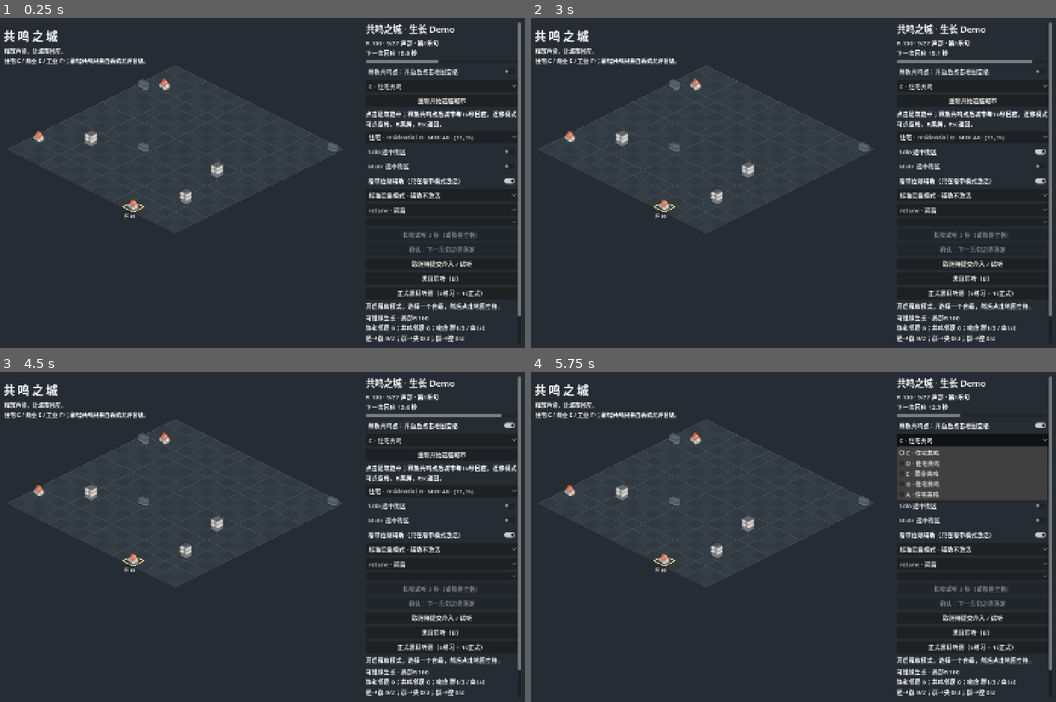
Above: before the commit, frames 1-4 (two rows, left to right).
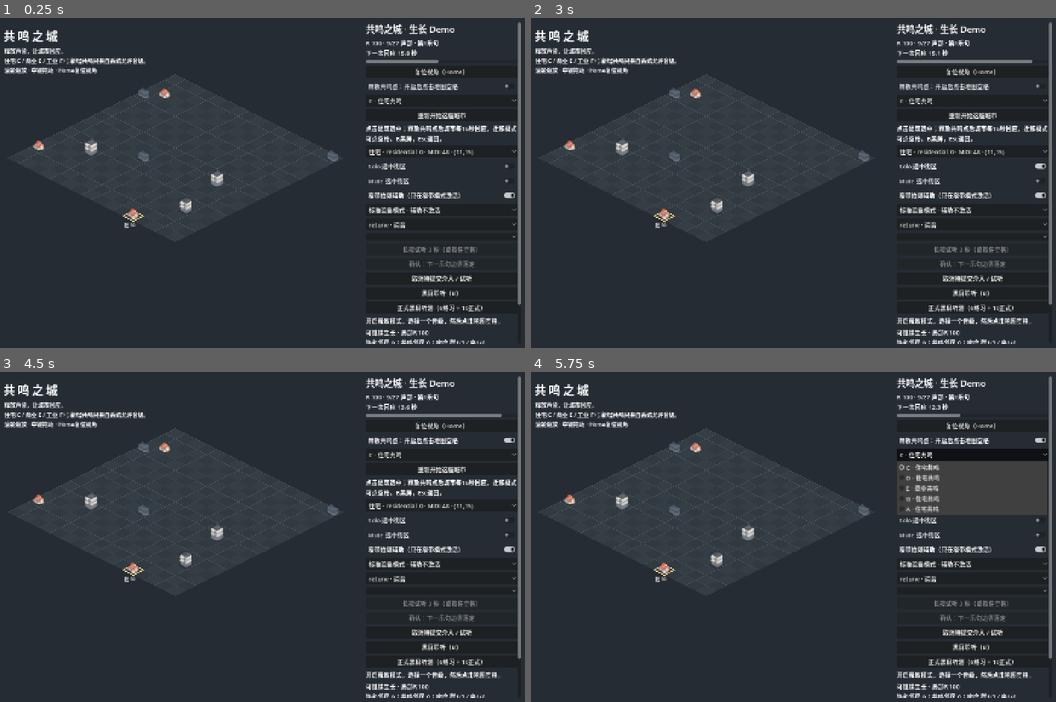
Above: after the commit, the same moments.

Repository: Lbwnb6969/resonance-city
Game: Godot game, scene res://scenes/p0_main.tscn
Two runs of this game, one before a commit and one after it. Both use one fixed random seed, a clock stepped at 60 frames per second and the inputs below.
Inputs (mouse positions are in pixels of both pictures, inside the frame that each line leads up to):
- Up to frame 1 (0.25 s): no input
- Up to frame 2 (3 s): click (972, 70) at 0.5 s, where only the run after the commit has a clickable "复位视角（Home）"; click "重新开始这座城市" at 1.25 s; click "重新开始这座城市" at 2 s; click "Solo 选中街区" at 2.75 s
- Up to frame 3 (4.5 s): click "Solo 选中街区" at 3.5 s; click "释放共鸣点：开启后点击地图空格" at 4.25 s
- Up to frame 4 (5.75 s): click "C · 住宅共鸣" at 5 s

The runs differ from the first frame. In frame 1, 7.3% of the frame differs, in the area x 0-100%, y 14-99%; in frame 2, 7.3%; in frame 3, 7.3%; in frame 4, 9.1%.

Commit message:
UI-004: add fixed-angle city zoom, pan and reliable picking

Diff:
--- a/scripts/ui/p0_main.gd
+++ b/scripts/ui/p0_main.gd
@@ -11,6 +11,7 @@
 const Presentation = preload("res://scripts/ui/proposal_presentation.gd")
 const PreviewOutput = preload("res://scripts/audio/preview_audio_output.gd")
 const Calibration = preload("res://scripts/audio/loudness_calibration.gd")
+const Values = preload("res://scripts/spec_values.gd")
 const Schema = preload("res://scripts/city/district_schema.gd")
 
 @export var start_audio_on_ready := true
@@ -110,6 +111,7 @@
 	beat_progress.show_percentage = false
 	beat_progress.custom_minimum_size.y = 8
 	controls.add_child(beat_progress)
+	_button("复位视角（Home）","ResetView").pressed.connect(func() -> void: city_view.reset_view())
 	var release_button := CheckButton.new()
 	release_button.name = "ReleaseMode"
 	release_button.text = "释放共鸣点：开启后点击地图空格"
@@ -216,6 +218,13 @@
 	move_child(city_view,1)
 	city_view.district_clicked.connect(_select_district)
 	city_view.empty_clicked.connect(_select_empty)
+	var header := ColorRect.new()
+	header.name = "MapHeader"
+	header.color = Color("252c33")
+	header.anchor_right = 1.0
+	header.offset_bottom = float(Values.load_values()["camera"]["header_height"])
+	header.mouse_filter = Control.MOUSE_FILTER_IGNORE
+	city_view.add_child(header)
 	var title := Label.new()
 	title.text = "共 鸣 之 城"
 	title.position = Vector2(38,34)
@@ -223,7 +232,7 @@
 	title.mouse_filter = Control.MOUSE_FILTER_IGNORE
 	city_view.add_child(title)
 	var hint := Label.new()
-	hint.text = "释放声音，让城市回应。\n住宅 C / 商业 E / 工业 F♯；新增共鸣只来自系统允许音级。"
+	hint.text = "释放声音，让城市回应。\n住宅 C / 商业 E / 工业 F♯；新增共鸣只来自系统允许音级。\n滚轮缩放 · 中键拖动 · Home复位视角"
 	hint.position = Vector2(40,85)
 	hint.add_theme_font_size_override("font_size",15)
 	hint.mouse_filter = Control.MOUSE_FILTER_IGNORE
@@ -406,6 +415,9 @@
 		set_black_screen(not black_screen)
 	elif event.pressed and event.keycode == KEY_ESCAPE:
 		set_black_screen(false)
+	elif event.pressed and not black_screen and event.keycode == KEY_HOME:
+		city_view.reset_view()
+		get_viewport().set_input_as_handled()
 	elif not black_screen and event.keycode == KEY_SPACE:
 		_preview_down() if event.pressed else _preview_up()
 		get_viewport().set_input_as_handled()
--- a/scripts/visual/city_demo_view.gd
+++ b/scripts/visual/city_demo_view.gd
@@ -18,6 +18,10 @@
 var event_seen: Dictionary = {}
 var forms: Dictionary = {}
 var appearance: Dictionary = {}
+var view_zoom := 1.0
+var view_pan := Vector2.ZERO
+var pan_active := false
+var camera_cfg: Dictionary
 var cfg: Dictionary
 var buildings: Node2D
 var label_layer: Control
@@ -26,6 +30,10 @@
 func _ready() -> void:
 	texture_filter = CanvasItem.TEXTURE_FILTER_LINEAR_WITH_MIPMAPS
 	cfg = Values.load_values()["growth"]
+	camera_cfg = Values.load_values()["camera"]
+	view_zoom = float(camera_cfg["default_zoom"])
+	clip_contents = true
+	focus_mode = Control.FOCUS_ALL
 	var manifest: Dictionary = JSON.parse_string(FileAccess.get_file_as_string("res://资源/P0城市/manifest.json"))
 	for entry in manifest["entries"]:
 		entries[entry["id"]] = entry
@@ -48,17 +56,50 @@
 	point_texture = ImageTexture.create_from_image(image)
 	mouse_filter = Control.MOUSE_FILTER_STOP
 
+func _view_origin() -> Vector2:
+	return Vector2(size.x*0.5,float(camera_cfg["origin_y"]))+view_pan
+
 func point(cell: Vector2i) -> Vector2:
-	return Vector2(size.x*0.5,150)+Vector2((cell.x-cell.y)*float(cfg["tile_half_width"]),(cell.x+cell.y)*float(cfg["tile_half_height"]))
+	return _view_origin()+Vector2((cell.x-cell.y)*float(cfg["tile_half_width"]),(cell.x+cell.y)*float(cfg["tile_half_height"]))*view_zoom
 
 func cell_at(position: Vector2) -> Vector2i:
-	var p := position-Vector2(size.x*0.5,150)
+	var p := (position-_view_origin())/view_zoom
 	return Vector2i(roundi((p.x/float(cfg["tile_half_width"])+p.y/float(cfg["tile_half_height"]))*0.5),roundi((p.y/float(cfg["tile_half_height"])-p.x/float(cfg["tile_half_width"]))*0.5))
+
+func zoom_at(position: Vector2, requested: float) -> void:
+	var local := (position-_view_origin())/view_zoom
+	var next := clampf(requested,float(camera_cfg["minimum_zoom"]),float(camera_cfg["maximum_zoom"]))
+	view_pan = position-Vector2(size.x*0.5,float(camera_cfg["origin_y"]))-local*next
+	view_zoom = next
+	appearance.clear()
+	queue_redraw()
+
+func reset_view() -> void:
+	view_zoom = float(camera_cfg["default_zoom"])
+	view_pan = Vector2.ZERO
+	pan_active = false
+	appearance.clear()
+	queue_redraw()
 
 func _gui_input(event: InputEvent) -> void:
 	if event is InputEventMouseMotion:
-		hover_cell = cell_at(event.position)
+		if pan_active:
+			view_pan += event.relative
+			hover_cell = Vector2i(-1,-1)
+		else:
+			hover_cell = cell_at(event.position) if event.position.y >= float(camera_cfg["header_height"]) else Vector2i(-1,-1)
 		queue_redraw()
+	if event is InputEventMouseButton:
+		if event.button_index == MOUSE_BUTTON_MIDDLE:
+			pan_active = event.pressed and event.position.y >= float(camera_cfg["header_height"])
+			accept_event()
+			return
+		if event.position.y < float(camera_cfg["header_height"]): return
+		if event.pressed and event.button_index in [MOUSE_BUTTON_WHEEL_UP,MOUSE_BUTTON_WHEEL_DOWN]:
+			var factor := float(camera_cfg["wheel_multiplier"])
+			zoom_at(event.position,view_zoom*(factor if event.button_index == MOUSE_BUTTON_WHEEL_UP else 1.0/factor))
+			accept_event()
+			return
 	if event is InputEventMouseButton and event.pressed and event.button_index == MOUSE_BUTTON_LEFT:
 		var cell := cell_at(event.position)
 		if not release_mode:
@@ -69,7 +110,7 @@
 				if not sprites.has(id): continue
 				var sprite: Sprite2D = sprites[id]
 				if d.get("is_anchor",false):
-					if event.position.distance_to(sprite.position) <= 14:
+					if event.position.distance_to(sprite.position) <= 14*view_zoom:
 						district_clicked.emit(id)
 						accept_event()
 						return
@@ -90,7 +131,7 @@
 
 func _draw() -> void:
 	if cfg == null: return
-	var half := Vector2(float(cfg["tile_half_width"]),float(cfg["tile_half_height"]))
+	var half := Vector2(float(cfg["tile_half_width"]),float(cfg["tile_half_height"]))*view_zoom
 	var occupied: Dictionary = {}
 	if session != null:
 		for d in session.city: occupied[Schema.cell(d)] = d
@@ -122,7 +163,7 @@
 		for direction in [Vector2i.RIGHT,Vector2i.DOWN]:
 			var neighbor: Vector2i = cell+direction
 			if occupied.has(neighbor) and occupied[neighbor].get("anchor_id","") == family:
-				draw_line(point(cell),point(neighbor),Color("aaa592"),3.0,true)
+				draw_line(point(cell),point(neighbor),Color("aaa592"),3.0*view_zoom,true)
 	# Highlight the estate perimeter once instead of drawing a ring around every house.
 	var edge_directions := [Vector2i.LEFT,Vector2i.UP,Vector2i.RIGHT,Vector2i.DOWN]
 	var edge_vertices := [Vector2(-half.x,0),Vector2(0,-half.y),Vector2(half.x,0),Vector2(0,half.y)]
@@ -141,10 +182,11 @@
 		if d["district_id"] == selected_id:
 			draw_polyline(PackedVector2Array([center+Vector2(-half.x,0),center+Vector2(0,-half.y),center+Vector2(half.x,0),center+Vector2(0,half.y),center+Vector2(-half.x,0)]),Color("ffd98a"),2.5,true)
 		if d.get("is_anchor",false):
-			draw_arc(center,11,0,TAU,32,Color("ffd98a"),1.5,true)
+			draw_arc(center,11*view_zoom,0,TAU,32,Color("ffd98a"),1.5,true)
 
 func _process(_delta: float) -> void:
 	if session == null or buildings == null: return
+	if pan_active and not Input.is_mouse_button_pressed(MOUSE_BUTTON_MIDDLE): pan_active = false
 	var clock := get_node("/root/AudioClock")
 	var audible := float(clock.renderer.transport.audible_frame)
 	var gray: float = clock.renderer.source.get_object().synth.gray_level(int(audible),clock.renderer.transport.sample_rate) if clock.renderer.source.is_valid() else 0.0
@@ -178,7 +220,7 @@
 			if d.get("is_anchor",false):
 				sprite.texture = point_texture
 				sprite.offset = Vector2(-24,-24)
-				sprite.scale = Vector2.ONE
+				sprite.scale = Vector2.ONE*view_zoom
 			else:
 				var candidates: Array = by_type[d["type"]]
 				var index := 0 if form == "胚" else (1 if form == "群" else 2)
@@ -195,7 +237,7 @@
 				var pixels_per_world := 2048.0*2048.0/(camera_span*maxf(float(crop[2]),float(crop[3])))
 				var fit := float(cfg["plot_coverage"])/maxf(float(bounds[0]),float(bounds[2]))
 				var world_to_screen := float(cfg["tile_half_width"])*sqrt(2.0)
-				sprite.scale = Vector2.ONE*world_to_screen*fit/pixels_per_world
+				sprite.scale = Vector2.ONE*world_to_screen*fit*view_zoom/pixels_per_world
 				sprite.set_meta("asset_id",entry["id"])
 		if events.has(id) and event_seen.get(id,-1) != events[id]["frame"]:
 			event_seen[id] = events[id]["frame"]
@@ -203,7 +245,7 @@
 		sprites[id].position = point(Schema.cell(d))
 		sprites[id].modulate = Color(1.0-gray*0.35,1.0-gray*0.35,1.0-gray*0.25,0.45 if clock.renderer.transport.audible_frame < int(session.silent_until.get(id,0)) else 1.0)
 		var label: Label = labels[id]
-		label.position = point(Schema.cell(d))+Vector2(-24,15)
+		label.position = point(Schema.cell(d))+Vector2(-24,15*view_zoom)
 		label.text = ("● %s" % form if d.get("is_anchor",false) else "%s %.0f" % [form,d["vitality"]]) if d["type"] != "industrial" else "工业 %.0f" % d["vitality"]
 		label.visible = sprites[id].progress >= 1.0 and (id == selected_id or Schema.cell(d) == hover_cell)
 	queue_redraw()
--- a/tests/growth_demo_smoke.gd
+++ b/tests/growth_demo_smoke.gd
@@ -36,6 +36,52 @@
 	assert(main.model.synth.routing.size() == main.model.session.city.size())
 	assert(forms.has("群") and (forms.has("央") or forms.has("腔")))
 	assert(main.city_view.sprites.size() == main.model.session.city.size())
+	if "--camera" in OS.get_cmdline_user_args():
+		var view = main.city_view
+		var before: Array = main.model.session.city.duplicate(true)
+		var cursor: Vector2 = view.point(chosen)
+		for step in range(6):
+			var wheel := InputEventMouseButton.new()
+			wheel.position = cursor
+			wheel.button_index = MOUSE_BUTTON_WHEEL_UP
+			wheel.pressed = true
+			view._gui_input(wheel)
+		assert(view.view_zoom > 2.0 and view.cell_at(cursor) == chosen)
+		var middle := InputEventMouseButton.new()
+		middle.button_index = MOUSE_BUTTON_MIDDLE
+		middle.position = cursor
+		middle.pressed = true
+		view._gui_input(middle)
+		var motion := InputEventMouseMotion.new()
+		motion.position = cursor+Vector2(0,120)
+		motion.relative = Vector2(0,120)
+		view._gui_input(motion)
+		middle.pressed = false
+		middle.position = motion.position
+		view._gui_input(middle)
+		assert(view.cell_at(motion.position) == chosen)
+		await process_frame
+		var front: Dictionary = {}
+		for d in main.model.session.city:
+			if d.get("is_anchor",false) or str(d.get("anchor_id","")).is_empty(): continue
+			if front.is_empty() or view.point(Vector2i(d["footprint"][0][0],d["footprint"][0][1])).y > view.point(Vector2i(front["footprint"][0][0],front["footprint"][0][1])).y:
+				front = d
+		var sprite: Sprite2D = view.sprites[front["district_id"]]
+		var click := InputEventMouseButton.new()
+		click.button_index = MOUSE_BUTTON_LEFT
+		click.pressed = true
+		click.position = sprite.position+(sprite.offset+sprite.texture.get_size()*0.5)*sprite.scale
+		view._gui_input(click)
+		assert(main._selected_id() == front["district_id"])
+		assert(main.model.session.city == before)
+		if DisplayServer.get_name() != "headless":
+			await process_frame
+			await RenderingServer.frame_post_draw
+			get_root().get_texture().get_image().save_png("res://验证记录/Demo/镜头推近.png")
+		main.controls.get_node("ResetView").pressed.emit()
+		assert(view.view_zoom == 1.0 and view.view_pan == Vector2.ZERO)
+		assert(view.cell_at(view.point(chosen)) == chosen and main.model.session.city == before)
+		print("DEMO_CAMERA PASS wheel_anchor + pan + clicked_building + reset + unchanged_city")
 	main.set_black_screen(true)
 	assert(not main.city_view.visible and not main.panel.visible)
 	main.set_black_screen(false)
--- a/数据/spec_values.json
+++ b/数据/spec_values.json
@@ -406,10 +406,19 @@
     "tile_half_height": 14.0,
     "plot_coverage": 0.66
   },
+  "camera": {
+    "default_zoom": 1.0,
+    "minimum_zoom": 0.65,
+    "maximum_zoom": 2.8,
+    "wheel_multiplier": 1.15,
+    "header_height": 156.0,
+    "origin_y": 174.0
+  },
   "sources": {
     "spec.audio.md": "d64268ff1e77ead40288c02cb446d0b28fa7df71635871dfb6b9e08e1fe9082d",
     "spec.city.md": "e9f38737f2c8a0fb0eea92b03fb76ac535a6d0e40e06cb0b5cf906fd3cc68d07",
     "spec.harmony.md": "271229aac6b30d27bd6588c0f44564dd2dc3aae8328ab4ab1b0d67230435dff2",
-    "spec.proposal.md": "19619120e957945fee0d12d371882fb63f18fe0757cd5453466c4fc2be534753"
+    "spec.proposal.md": "19619120e957945fee0d12d371882fb63f18fe0757cd5453466c4fc2be534753",
+    "spec.ui.md": "7897d3dc33757a9003485b7af1c7bcaf7bffb0347653bc8fc5146ba4ba82b968"
   }
 }
Binary file changed: 验证记录/Demo/城市生长.png
Binary file added: 验证记录/Demo/镜头推近.png
Not shown, changed: PROJECT.md
Not shown, changed: tools/build_spec_data.py
Not shown, changed: 文档/01_执行规格/spec.ui.md
Not shown, changed: 文档/02_验收/DOD.md
Not shown, changed: 文档/Demo快速开始.md
Not shown, changed: 文档/执行日志-P0.md
Not shown, added: 验证记录/Demo/镜头运行检查.log
